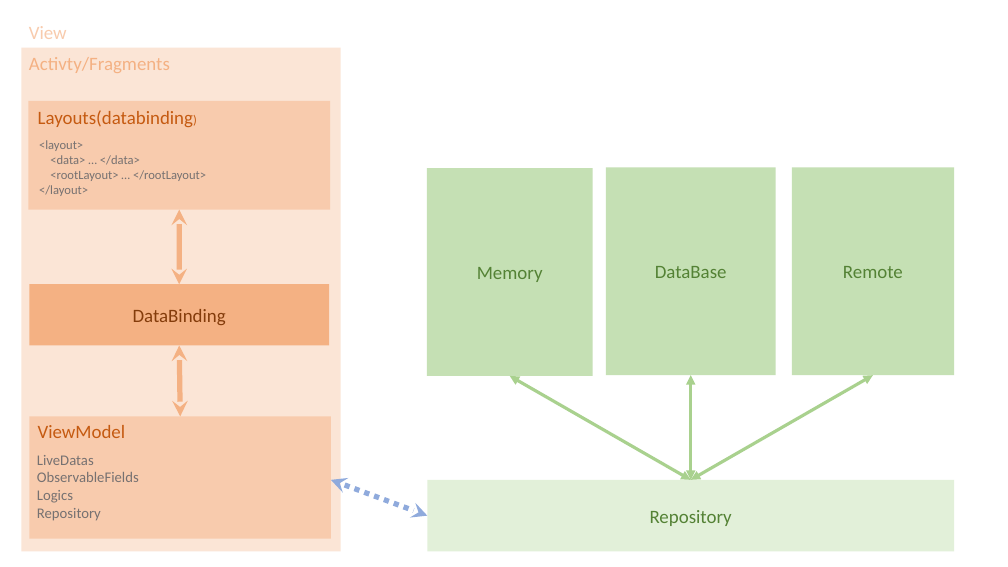
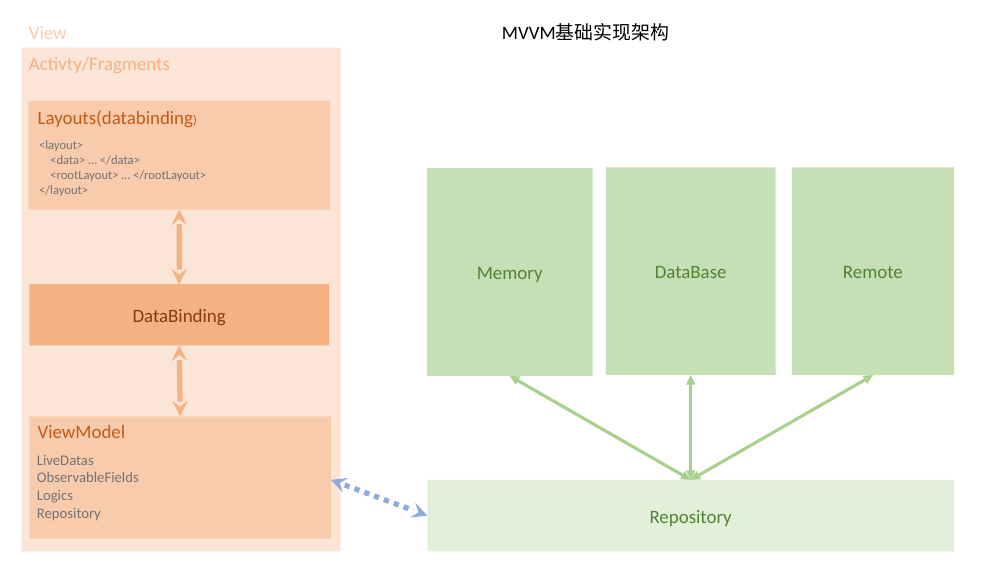
Before and after one commit to Ung8023/AndroidStudy, a slide deck: slide 3 of Note/架构/Android 架构.pptx (slide 2 before the commit). Drawn at 1008x567 pixels with LibreOffice and Linux fonts; fonts in the diff are those of the drawing. Boxes give left, top, right and bottom in pixels: in the first picture for what was removed or moved away, otherwise in the second. Text is boxed around its words. In the diff, an @@ line names an element or a change of style, - is before the commit and + after.

Commit message:
Update ppt

```diff
--- a/Note/架构/Android 架构.pptx
+++ b/Note/架构/Android 架构.pptx
@@ text added at (502,24,669,41), 18 pt, text #000000 @@
+MVVM基础实现架构
```
Also in this commit, not shown: 1 other slide changed, 10 slides added, 2 other files.
